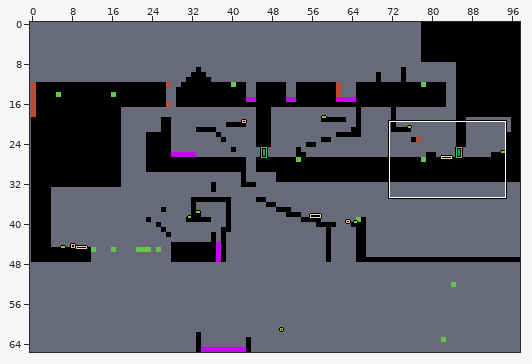
Level history. LDtk project: mapTest9999.ldtk. The picture above shows the old version from afar; the outline marks the close-up.
Close-up. Before the edit:
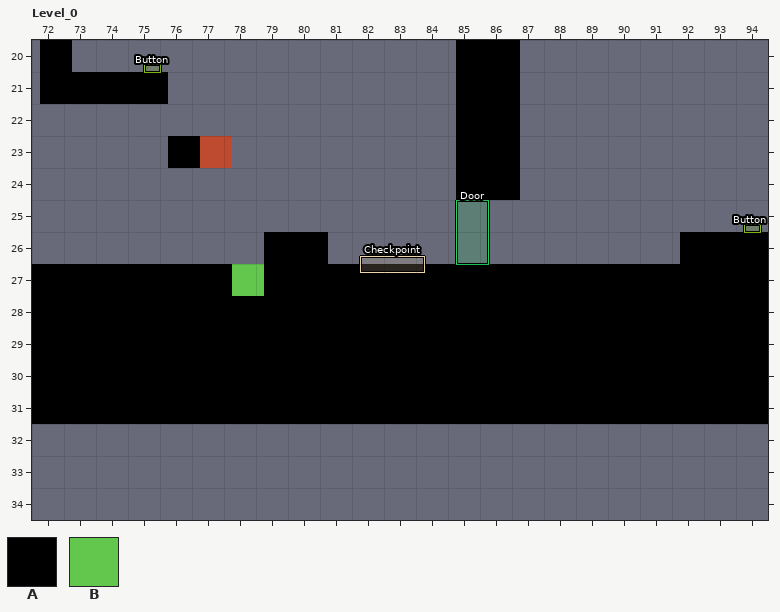
Cells are 64x64 px. Shown: Level_0 x 72..94, y 20..34. Layer "IntGrid" is drawn 16,0 px off the grid.
Key: from "IntGrid": A 1 "_", B 3 "router".
_ is an empty cell.
Layers that did not change in this view are not listed.
Layer "IntGrid" before, first column x 72:
20 A____________AA________
21 AAAA_________AA________
22 _____________AA________
23 ____A________AA________
24 _____________AA________
25 _______________________
26 _______AA___________AAA
27 AAAAAABAAAAAAAAAAAAAAAA
28 AAAAAAAAAAAAAAAAAAAAAAA
29 AAAAAAAAAAAAAAAAAAAAAAA
30 AAAAAAAAAAAAAAAAAAAAAAA
31 AAAAAAAAAAAAAAAAAAAAAAA
32 _______________________
33 _______________________
34 _______________________
The result:
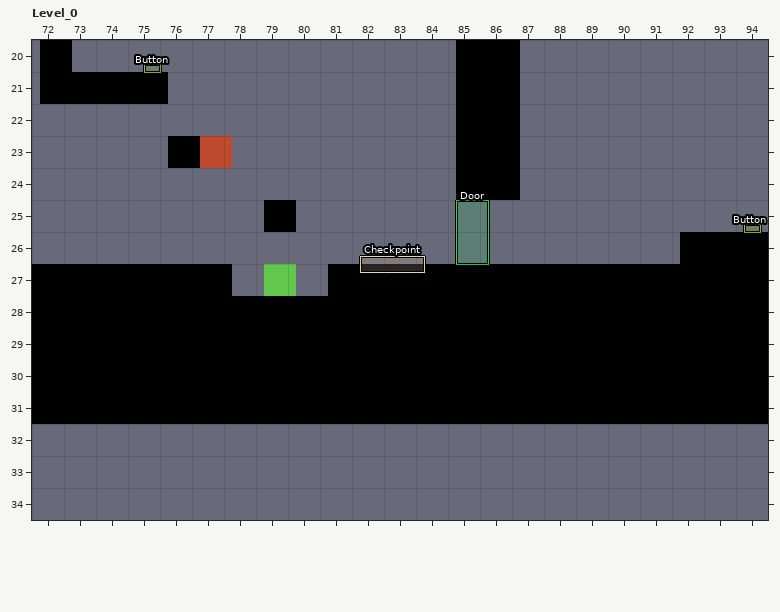
Diff:
Changed rows in their new state; . is an unchanged cell.
Layer "IntGrid":
first column x 78:
25 .A.
26 .__
27 _B_
Where, in picture pixels (left, top, right, bottom), the same in both close-ups:
changed: (232, 200, 328, 296)
